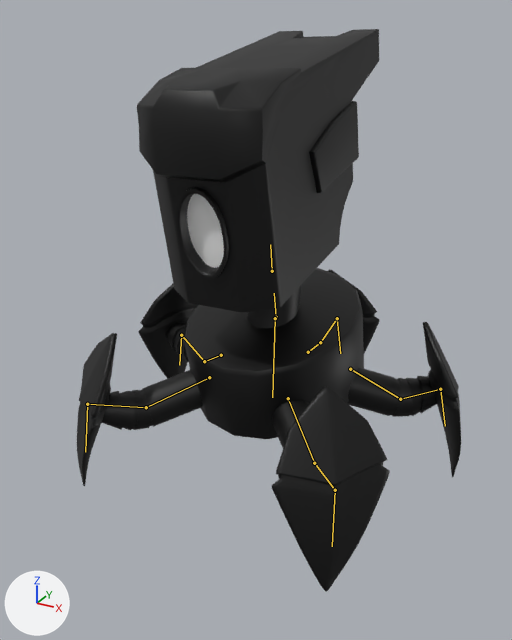
One commit to the FBX model Debugged/Assets/Hitbox/basicGlitch/basic 1.fbx: the scene before it, then after it.
Before and after are seen from a 50 mm camera at (5.67, -10.83, 8.55) aimed at (-0.25, -0.06, 3.16). Every picture has the same lights, and +X, +Y and +Z are marked at lower left. The picture after the commit comes second. The bones that bend it are drawn over the model as lines.

The first picture shows 'body', 'head', 'l_b_leg', 'l_f_leg', 'r_b_leg', 'r_f_leg', 'rear_leg'.
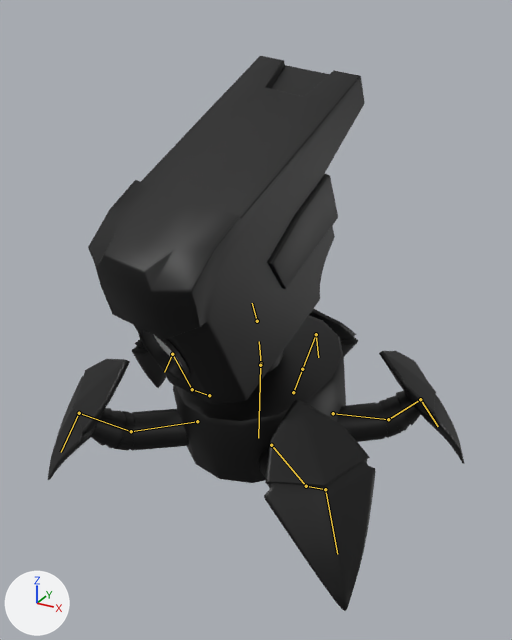
The newer file adds an action. The first version stands in its rest pose; the second is drawn at frame 8 of the action 'Armature|attack'.

What the commit changed:
Bone 'neck' (bone_neck) moves from (0.0, 0.0, 0.0) to (-0.37, -1.06, 0.1).
Bone 'head' (bone_head) turns from (0, 0, 0) to (23, -9, -8) degrees about its own x, y and z.
Bone 'leg1.R' (bone_leg1_r) turns from (0, 0, 0) to (-10, -9, -14) degrees about its own x, y and z.
Bone 'leg1.L' (bone_leg1_l) turns from (0, 0, 0) to (12, 4, -19) degrees about its own x, y and z.
Bone 'leg1.LB' (bone_leg1_lb) turns from (0, 0, 0) to (23, 6, -5) degrees about its own x, y and z.
Bone 'leg1.B' (bone_leg1_b) turns from (0, 0, 0) to (21, 4, 11) degrees about its own x, y and z.
Bone 'leg1.RB' (bone_leg1_rb) turns from (0, 0, 0) to (-16, -3, -11) degrees about its own x, y and z.

What differs and where, as boxes [x1, y1, x2, y2] in the pictures (512 x 640 px):
'head', posed (14% wider, 23% taller): before [137, 29, 379, 312]; after [88, 56, 365, 404]
'body', posed: before [184, 268, 364, 439]; after [173, 315, 346, 483]
'l_f_leg', posed: before [272, 387, 390, 592]; after [258, 399, 376, 611]
'r_f_leg', posed (13% wider, 21% shorter): before [77, 333, 202, 486]; after [48, 359, 189, 480]
'l_b_leg', posed (11% wider, 27% shorter): before [347, 322, 461, 477]; after [337, 351, 464, 464]
'r_b_leg', posed: before [139, 283, 199, 379]; after [132, 340, 174, 388]
'rear_leg', posed: before [328, 269, 380, 353]; after [309, 309, 358, 357]
bone 'neck', root to tip: before (276, 317) to (274, 293); after (261, 363) to (259, 341)
bone 'head', root to tip: before (272, 271) to (270, 244); after (257, 321) to (252, 303)
bone 'leg1.R', root to tip: before (209, 377) to (146, 407); after (197, 421) to (131, 431)
bone 'leg1.L', root to tip: before (288, 398) to (314, 463); after (271, 445) to (306, 486)
bone 'leg1.LB', root to tip: before (350, 369) to (400, 399); after (333, 413) to (388, 419)
bone 'leg1.B', root to tip: before (308, 352) to (320, 342); after (293, 392) to (302, 369)
bone 'leg1.RB', root to tip: before (221, 355) to (204, 361); after (209, 395) to (192, 389)
